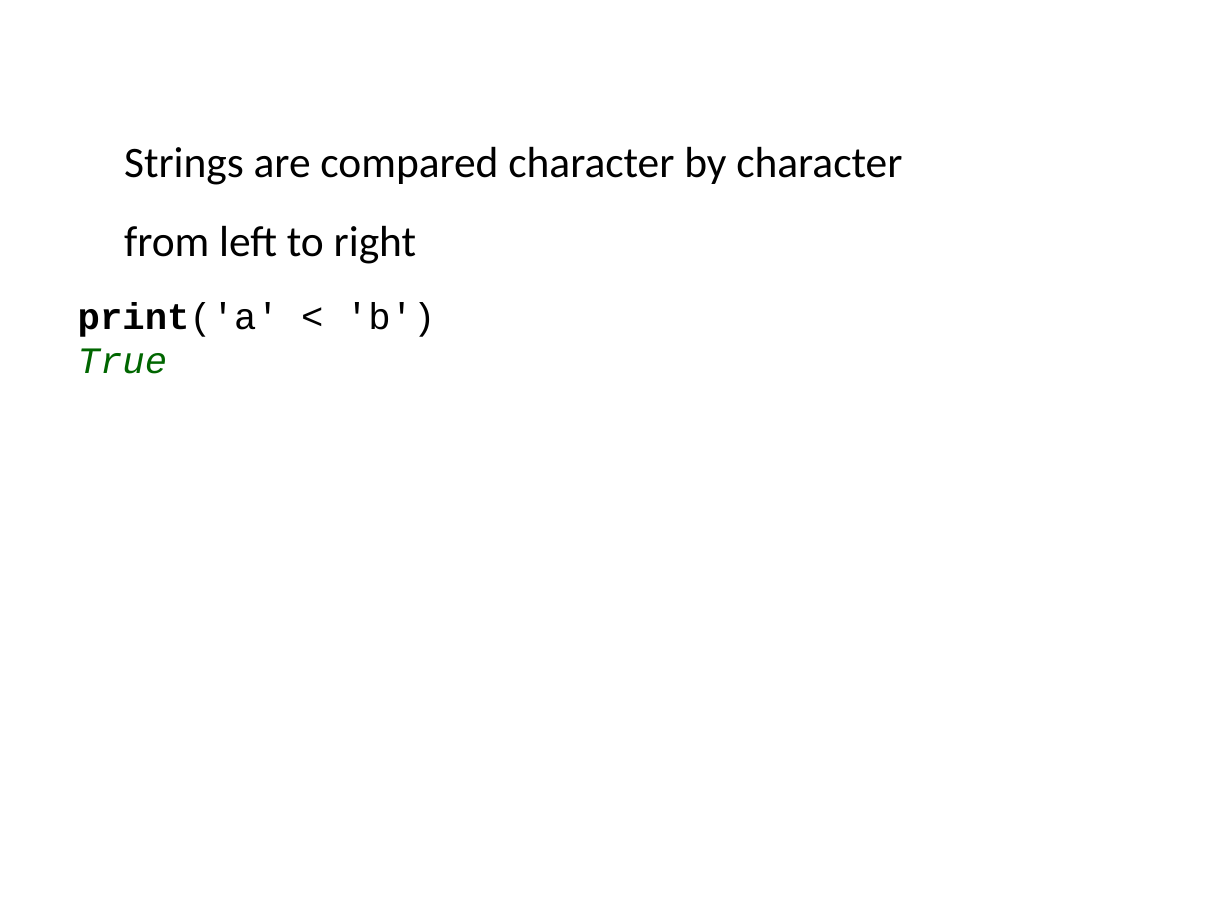
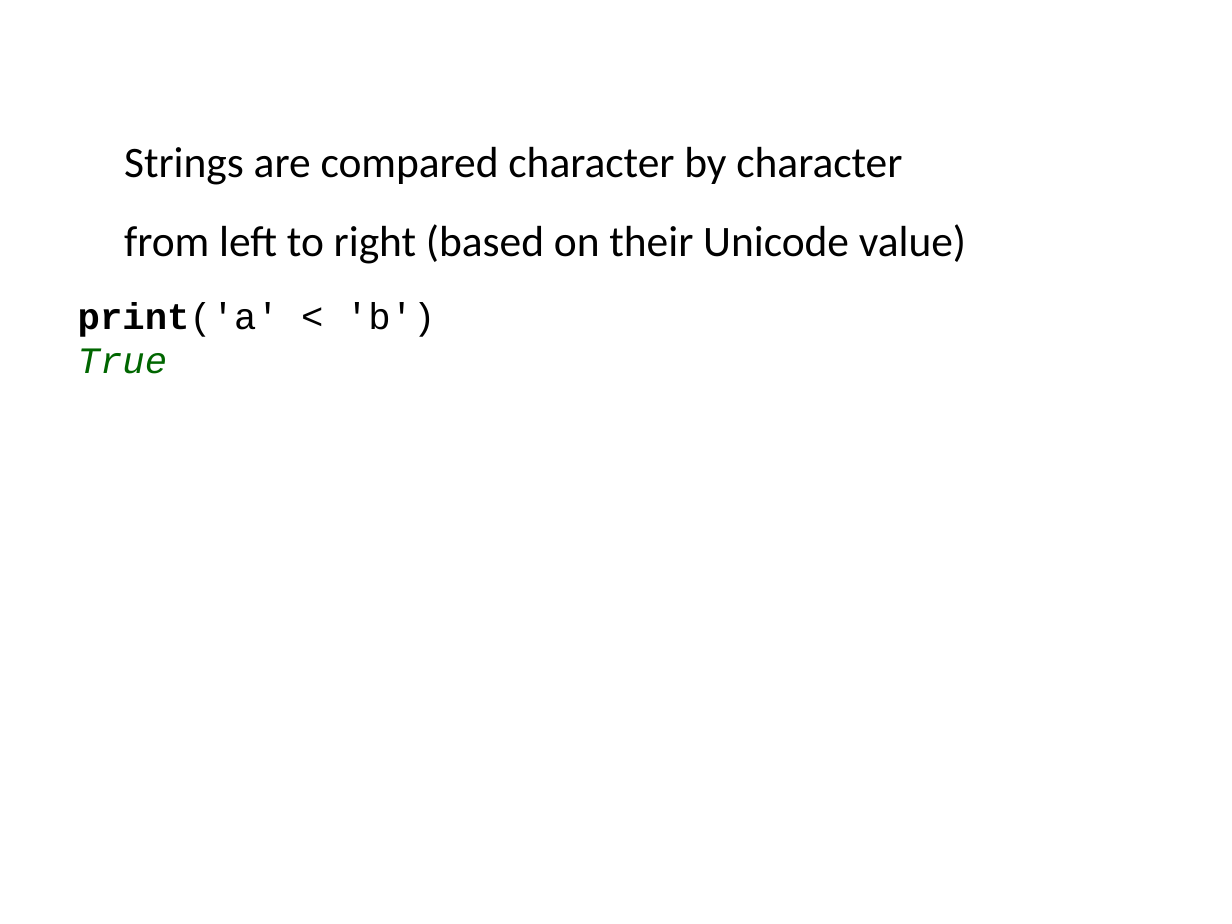
Before and after one commit to ncasuk/ncas-isc, a slide deck: slide 13 of python/presentations/learning_python/07_strings.pptx. Drawn at 1232x924 pixels with LibreOffice and Linux fonts; fonts in the diff are those of the drawing; background and template pictures are left out. Boxes give left, top, right and bottom in pixels: in the first picture for what was removed or moved away, otherwise in the second. Text is boxed around its words. In the diff, an @@ line names an element or a change of style, - is before the commit and + after.

```diff
--- a/python/presentations/learning_python/07_strings.pptx
+++ b/python/presentations/learning_python/07_strings.pptx
@@ text at (x1=124, y1=224, x2=966, y2=264): text changed @@
-from left to right
+from left to right (based on their Unicode value)
```
Also in this commit, not shown: 8 other slides changed, 1 other file.
